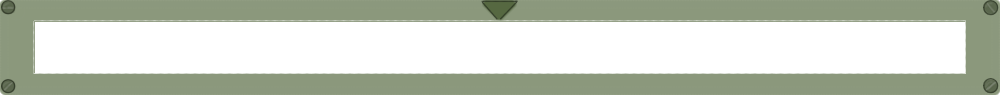
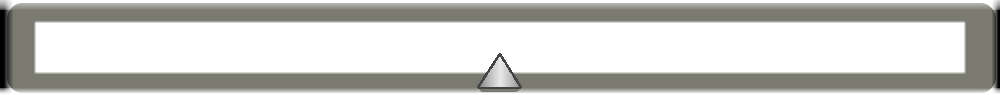
Layer changes from the first 1000 × 95 image to the second:
removed layer "Layer 5" over box(0, 0, 1000, 95)
added layer "Layer 7" above "Layer 8" over box(448, 0, 576, 95)
added layer "Layer 8" above "Layer 6" over box(0, 0, 1000, 95)
painted on "Layer 4" over box(0, 0, 1000, 95)
removed layer "Layer 2" over box(0, 0, 1000, 95)
